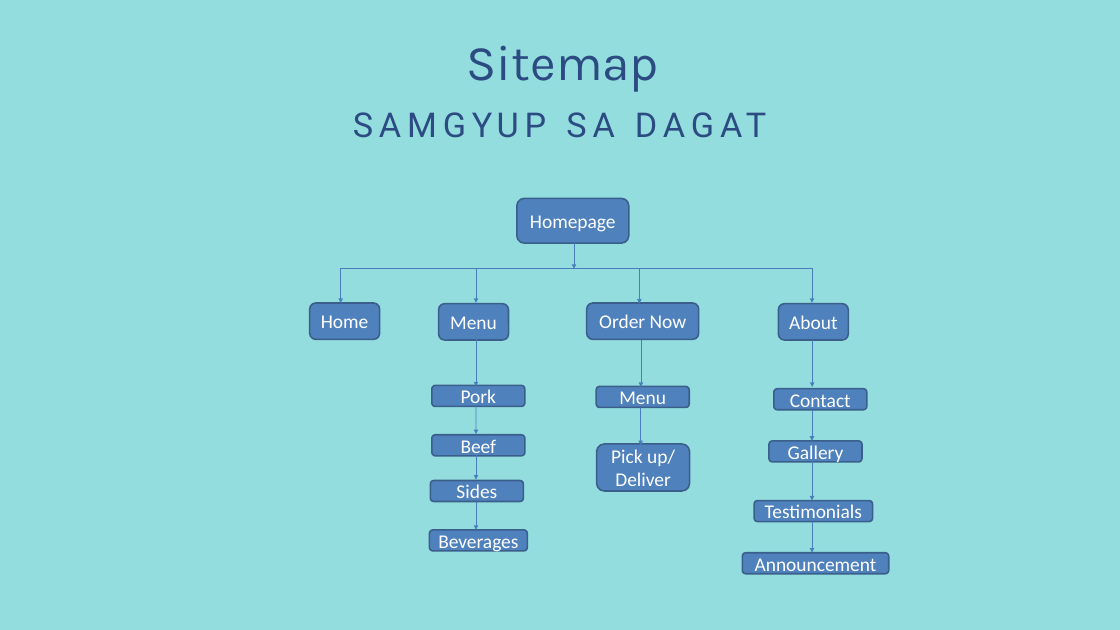
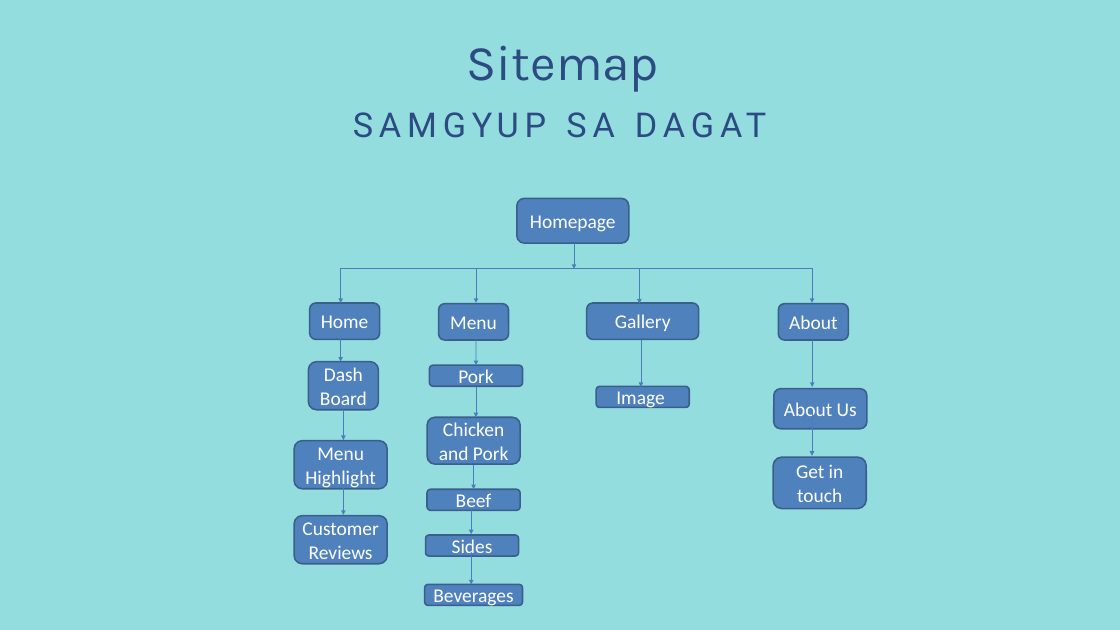
Before and after one commit to Asher0506/Samgyup-Final, a slide deck: slide 4 of Proposal/MP1 Asher.pptx. Drawn at 1120x630 pixels with LibreOffice and Linux fonts; fonts in the diff are those of the drawing. Boxes give left, top, right and bottom in pixels: in the first picture for what was removed or moved away, otherwise in the second. Text is boxed around its words. In the diff, an @@ line names an element or a change of style, - is before the commit and + after.

Commit message:
modified:   Images/dash1.psd 	modified:   Images/dash11.jpg 	modified:   Proposal/MP1 Asher.pptx 	modified:   Style.css

```diff
--- a/Proposal/MP1 Asher.pptx
+++ b/Proposal/MP1 Asher.pptx
@@ text in rounded rectangle at <box>615,314,671,331</box>: text changed @@
-Order Now
+Gallery
@@ arrow added from (340, 336) to (340, 362), #4B7EBC 0.75 pt @@
@@ arrow moved from (476, 339) - (476, 386) to (476, 339) - (476, 365) @@
@@ rounded rectangle added at <box>309,362,379,410</box>, fill #4F81BD, outline #3A5F8C 2 pt, 25 pt, text #FFFFFF @@
+Dash Board
@@ rounded rectangle "Pork": place and size @@
-rounded rectangle "Pork" at <box>432,385,525,407</box>
+rounded rectangle "Pork" at <box>430,365,522,386</box>
@@ arrow moved from (641, 408) - (641, 445) to (476, 387) - (476, 417) @@
@@ rounded rectangle "About Us": place and size @@
-rounded rectangle "About Us" at <box>774,389,867,410</box>
+rounded rectangle "About Us" at <box>774,389,867,428</box>
@@ arrow added from (343, 410) to (343, 440), #4B7EBC 0.75 pt @@
@@ rounded rectangle added at <box>427,417,520,464</box>, fill #4F81BD, outline #3A5F8C 2 pt, 25 pt, text #FFFFFF @@
+Chicken and Pork
@@ text in rounded rectangle at <box>616,391,664,410</box>: text changed @@
-Menu
+Image
@@ text in rounded rectangle at <box>784,402,857,416</box>: text changed @@
-Contact
+About Us
@@ arrow moved from (812, 410) - (812, 441) to (812, 410) - (812, 456) @@
@@ rounded rectangle added at <box>294,441,387,489</box>, fill #4F81BD, outline #3A5F8C 2 pt, 25 pt, text #FFFFFF @@
+Menu Highlight
@@ rounded rectangle removed at <box>596,444,689,491</box> @@
-Pick up/ Deliver
@@ arrow moved from (476, 406) - (476, 434) to (474, 461) - (474, 489) @@
@@ rounded rectangle "Get in touch": place and size @@
-rounded rectangle "Get in touch" at <box>769,441,862,462</box>
+rounded rectangle "Get in touch" at <box>773,457,866,508</box>
@@ text in rounded rectangle at <box>796,464,844,502</box>: text changed @@
-Gallery
+Get in touch
@@ arrow removed from (812, 460) to (812, 501) @@
@@ arrow moved from (812, 521) - (812, 553) to (343, 484) - (343, 515) @@
@@ rounded rectangle removed at <box>754,501,873,522</box> @@
-Testimonials
@@ rounded rectangle added at <box>294,516,387,564</box>, fill #4F81BD, outline #3A5F8C 2 pt, 25 pt, text #FFFFFF @@
+Customer Reviews
@@ 3 rounded rectangles, 2 arrows: place and size @@
-3 rounded rectangles, 2 arrows at <box>430,435,528,551</box>
+3 rounded rectangles, 2 arrows at <box>424,489,522,606</box>
@@ rounded rectangle removed at <box>743,553,889,574</box> @@
-Announcement
```
Also in this commit, not shown: 3 other files.
